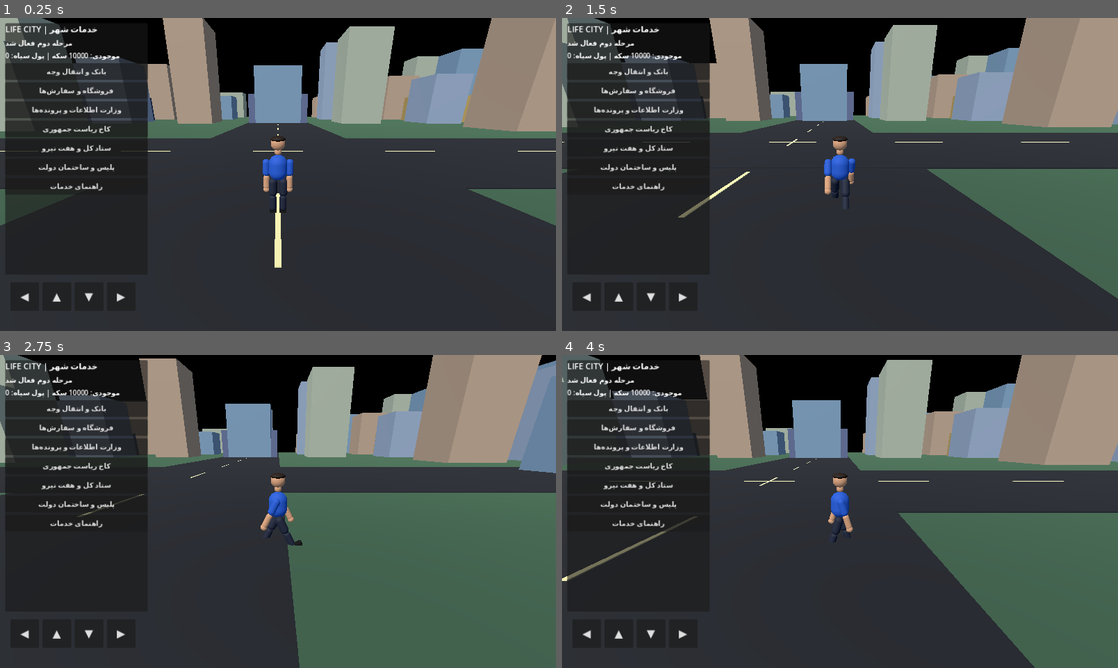
Above: before the commit, frames 1-4 (two rows, left to right).
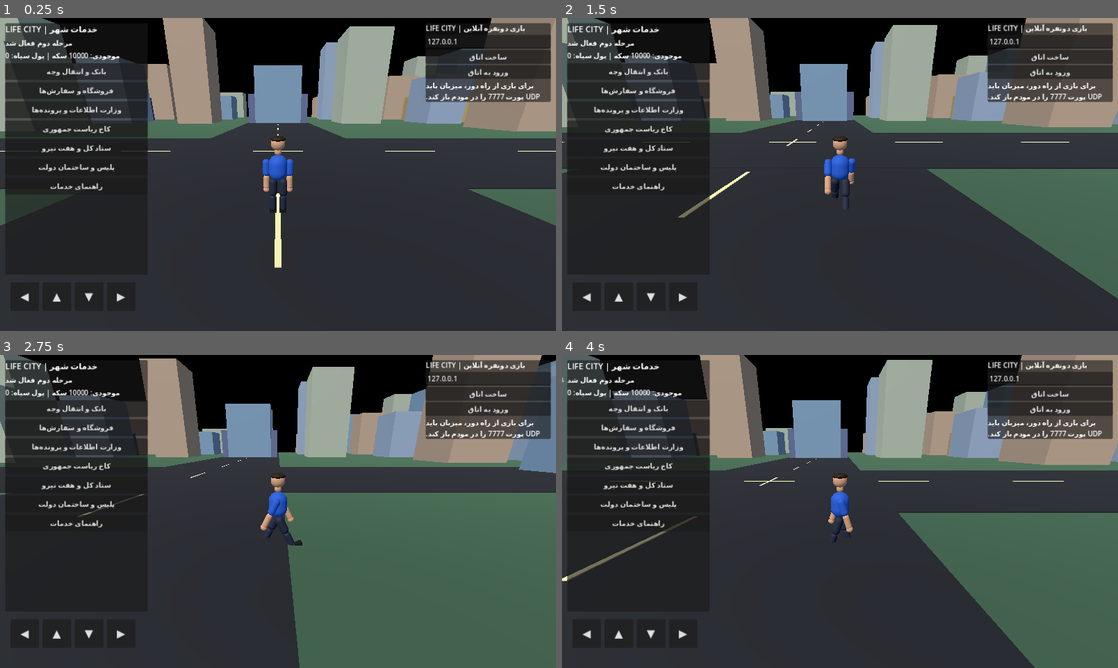
Above: after the commit, the same moments.

Repository: LifeCity2026Game/CITY
Game: Godot game, scene res://scenes/main.tscn
Two runs of this game, one before a commit and one after it. Both use one fixed random seed, a clock stepped at 60 frames per second and the inputs below.
Inputs:
- Up to frame 1 (0.25 s): no input
- Up to frame 2 (1.5 s): hold D 0.53-1.28 s; hold S from 1.28 s (still down)
- Up to frame 3 (2.75 s): release S at 2.03 s; hold D from 2.03 s (still down)
- Up to frame 4 (4 s): release D at 2.78 s; hold W 2.78-3.53 s; hold A from 3.53 s (still down)

The runs differ from the first frame. In frame 1, 4.9% of the frame differs, in the area x 76-100%, y 1-27%; in frame 2, 5.3%; in frame 3, 5.6%; in frame 4, 5.3%.

Commit message:
Integrate Stage 3 multiplayer lobby

Diff:
--- a/scripts/main.gd
+++ b/scripts/main.gd
@@ -2,13 +2,16 @@
 
 const PLAYER_SCRIPT = preload("res://scripts/player.gd")
 const STAGE2_SCRIPT = preload("res://scripts/city_stage2.gd")
+const NETWORK_SCRIPT = preload("res://scripts/network_manager.gd")
 var player: CharacterBody3D
+var network_manager: Node
 
 func _ready() -> void:
 	_build_world()
 	_build_player()
 	_build_mobile_controls()
 	_build_stage_two()
+	_build_network()
 
 func _material(color: Color) -> StandardMaterial3D:
 	var material := StandardMaterial3D.new()
@@ -44,20 +47,16 @@
 	env.ambient_light_energy = 0.7
 	environment.environment = env
 	add_child(environment)
-
 	var sun := DirectionalLight3D.new()
 	sun.rotation_degrees = Vector3(-48, -32, 0)
 	sun.light_energy = 1.15
 	add_child(sun)
-
 	_add_box(self, "City Ground", Vector3(0, -0.3, 0), Vector3(230, 0.5, 230), Color(0.22, 0.34, 0.25))
 	_add_box(self, "Main Road", Vector3(0, 0.0, 0), Vector3(18, 0.08, 230), Color(0.11, 0.12, 0.14), false)
 	_add_box(self, "Cross Road", Vector3(0, 0.01, 0), Vector3(230, 0.08, 18), Color(0.11, 0.12, 0.14), false)
-
 	for i in range(-96, 97, 12):
 		_add_box(self, "Road Marking", Vector3(0, 0.06, i), Vector3(0.18, 0.025, 4.5), Color(0.92, 0.88, 0.62), false)
 		_add_box(self, "Road Marking", Vector3(i, 0.06, 0), Vector3(4.5, 0.025, 0.18), Color(0.92, 0.88, 0.62), false)
-
 	var colors := [Color(0.55, 0.61, 0.68), Color(0.68, 0.58, 0.48), Color(0.46, 0.57, 0.65), Color(0.64, 0.67, 0.58)]
 	for x in range(-4, 5):
 		for z in range(-4, 5):
@@ -69,7 +68,6 @@
 			var width := 10.0 + float((abs(x + z) % 3) * 1.5)
 			var color: Color = colors[abs(x * 3 + z * 5) % colors.size()]
 			_add_box(self, "Building_%d_%d" % [x, z], Vector3(px, height / 2.0, pz), Vector3(width, height, 11), color)
-
 	_add_service("BANK CENTRAL", Vector3(-29, 4, 28), Color(0.72, 0.61, 0.25))
 	_add_service("CITY BANK", Vector3(29, 4, 28), Color(0.2, 0.48, 0.76))
 	_add_service("CAR DEALERSHIP", Vector3(0, 4, 50), Color(0.2, 0.62, 0.48))
@@ -122,3 +120,10 @@
 	systems.name = "Stage2Systems"
 	systems.set_script(STAGE2_SCRIPT)
 	add_child(systems)
+
+func _build_network() -> void:
+	network_manager = Node.new()
+	network_manager.name = "NetworkManager"
+	network_manager.set_script(NETWORK_SCRIPT)
+	add_child(network_manager)
+	network_manager.set_local_player(player)
